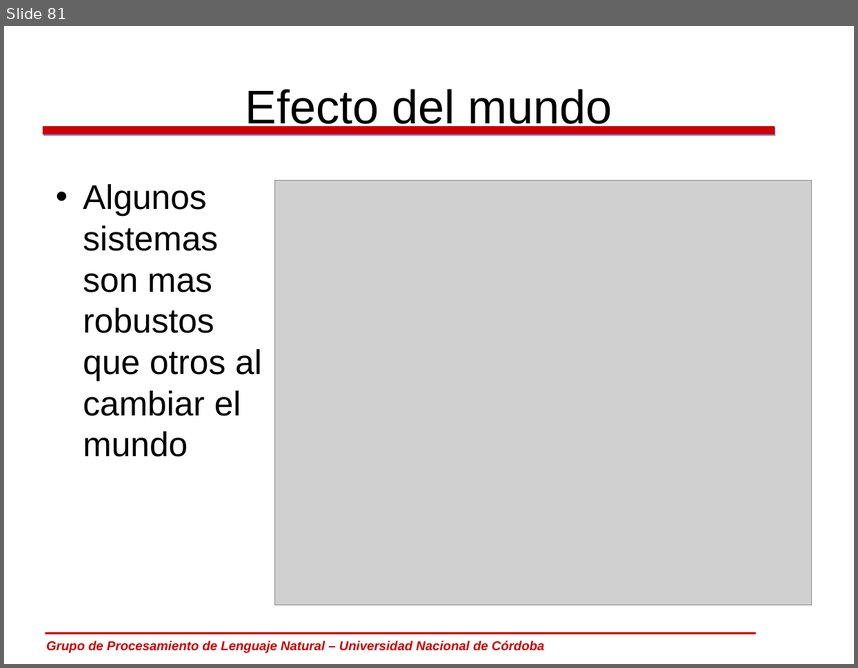
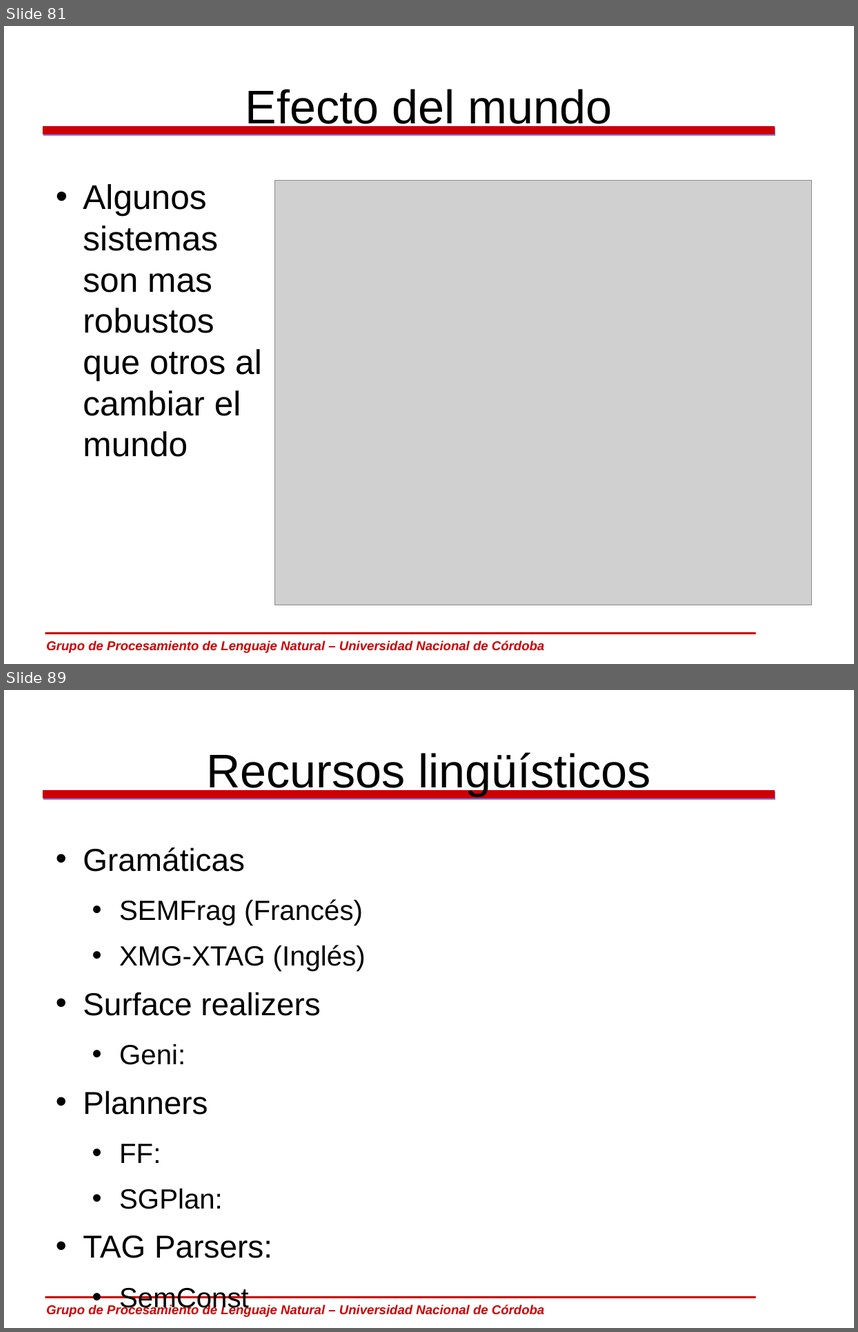
Before and after one commit to carlosareces/elic10, a slide deck: slides/dia5.odp. Shown one above the other, each under a label of ours: slide 81 before the commit, slides 81 and 89 after it; the slides between them are not shown. The pictures are 858x668 and 858x1332 pixels, drawn with LibreOffice and Linux fonts; fonts in the diff are those of the drawing; grey boxes stand for pictures; background and template pictures are left out. Boxes give left, top, right and bottom in pixels: in the first picture for what was removed or moved away, otherwise in the second. Text is boxed around its words. In the diff, an @@ line names an element or a change of style, - is before the commit and + after.

```diff
--- a/slides/dia5.odp
+++ b/slides/dia5.odp
@@ slide 89 added at (4,690,854,1328), background #FFFFFF; not listed: 3 template elements that a slide beside it also shows @@
@@ title added at (206,752,651,796), 44 pt, text #000000 @@
+Recursos lingüísticos
@@ text added at (83,847,366,1312), 25.9 pt, text #000000 @@
+• Gramáticas
+  • SEMFrag (Francés)
+  • XMG-XTAG (Inglés)
+• Surface realizers
+  • Geni:
+• Planners
+  • FF:
+  • SGPlan:
+• TAG Parsers:
+  • SemConst
+  • Tulipa
```
Also in this commit, not shown: 7 slides changed, 7 other slides added.
